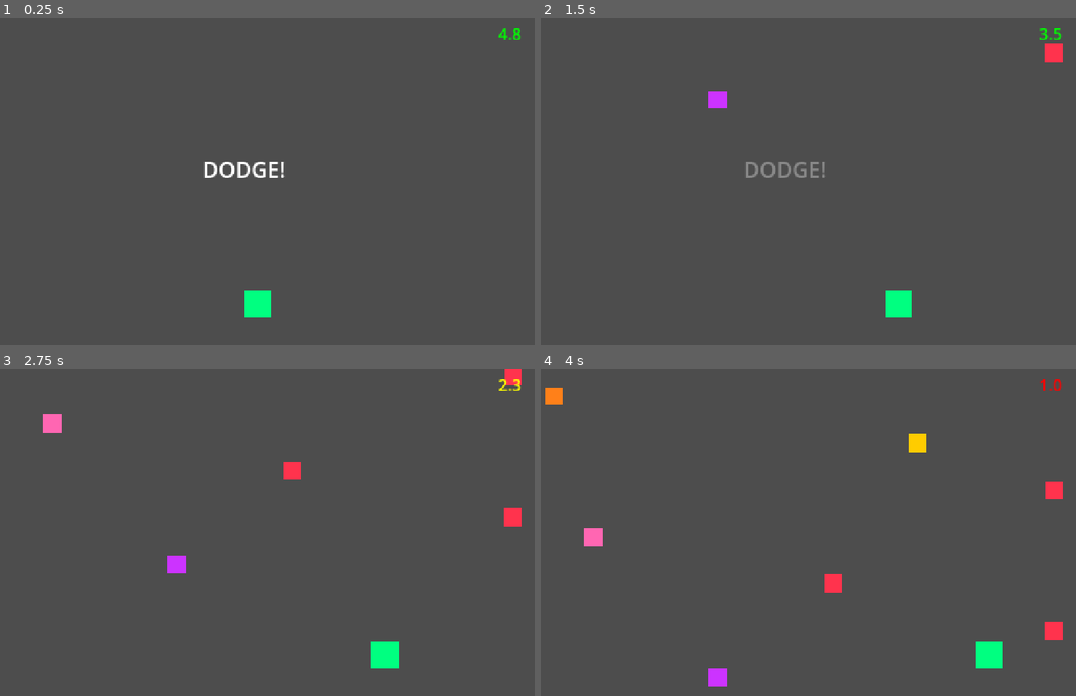
Above: before the commit, frames 1-4 (two rows, left to right).
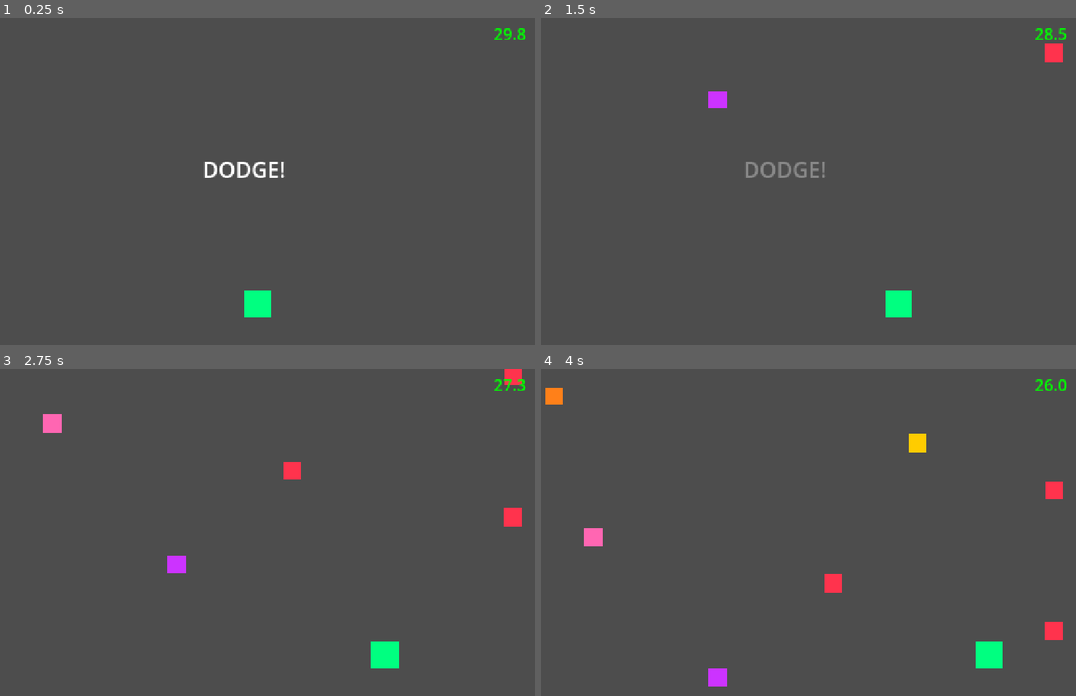
Above: after the commit, the same moments.

Repository: kaorii-ako/NOWWW
Game: Godot game, scene res://scenes/minigames/dodge_the_blocks.tscn
The game is run twice, just before and just after one commit, with the same random seed, the same clock (stepped at 60 frames per second) and the same inputs. This scene is started directly instead of the project's main scene.
Inputs (mouse positions are in pixels of both pictures, inside the frame that each line leads up to):
- Up to frame 1 (0.25 s): no input
- Up to frame 2 (1.5 s): tap Enter at 0.5 s; move the mouse to (915, 165) at 0.52 s; hold Right (ui_right) 0.53-1.28 s; click (915, 165) at 0.67 s; tap Space at 0.77 s; move the mouse to (669, 197) at 1.27 s; hold Left (ui_left) from 1.28 s (still down)
- Up to frame 3 (2.75 s): tap Space at 1.52 s; move the mouse to (304, 460) at 2.02 s; release Left (ui_left) at 2.03 s; hold Right (ui_right) from 2.03 s (still down)
- Up to frame 4 (4 s): move the mouse to (755, 597) at 2.77 s; click (755, 597) at 2.92 s; tap Space at 3.02, 3.77 s; move the mouse to (958, 581) at 3.52 s; release Right (ui_right) at 3.53 s; hold Left (ui_left) from 3.53 s (still down)

The runs differ from the first frame. In frame 1, 0.2% of the frame differs, in the area x 92-99%, y 3-7%; in frame 2, 0.1%; in frame 3, 0.1%; in frame 4, 0.2%.

Commit message:
Fix DODGE timer: win when time runs out, 30s duration
- DODGE now wins when timer expires (you survived!)
- Other minigames still lose on timeout (must complete objective)
- DODGE timer set to 30 seconds

Diff:
--- a/scenes/minigames/dodge_the_blocks.tscn
+++ b/scenes/minigames/dodge_the_blocks.tscn
@@ -4,7 +4,7 @@
 
 [node name="DodgeTheBlocks" type="Node2D"]
 script = ExtResource("1")
-time_limit = 5.0
+time_limit = 30.0
 instruction_text = "DODGE!"
 
 [node name="Player" type="ColorRect" parent="."]
--- a/scripts/minigames/dodge_the_blocks.gd
+++ b/scripts/minigames/dodge_the_blocks.gd
@@ -9,8 +9,11 @@
 @onready var blocks_node = $Blocks
 
 func _on_minigame_start():
-	time_limit = 5.0
+	time_limit = 30.0
 	instruction_text = "DODGE!"
+
+func _on_timeout():
+	win()
 
 func _process(delta):
 	super._process(delta)
